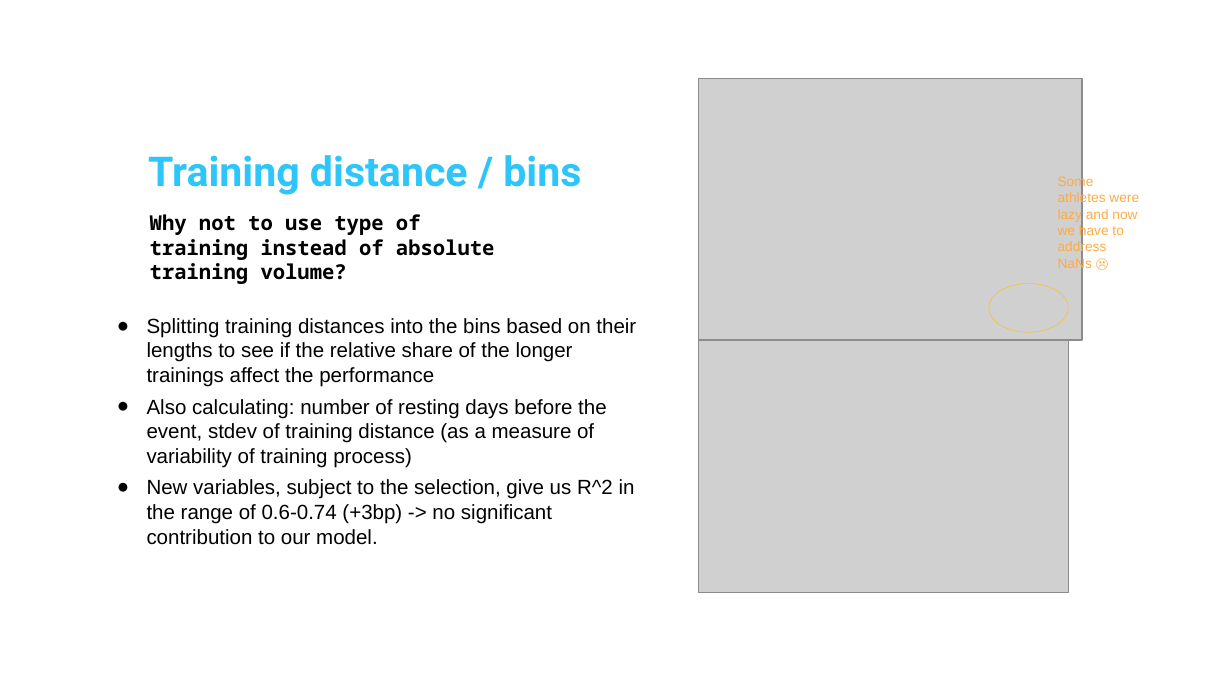
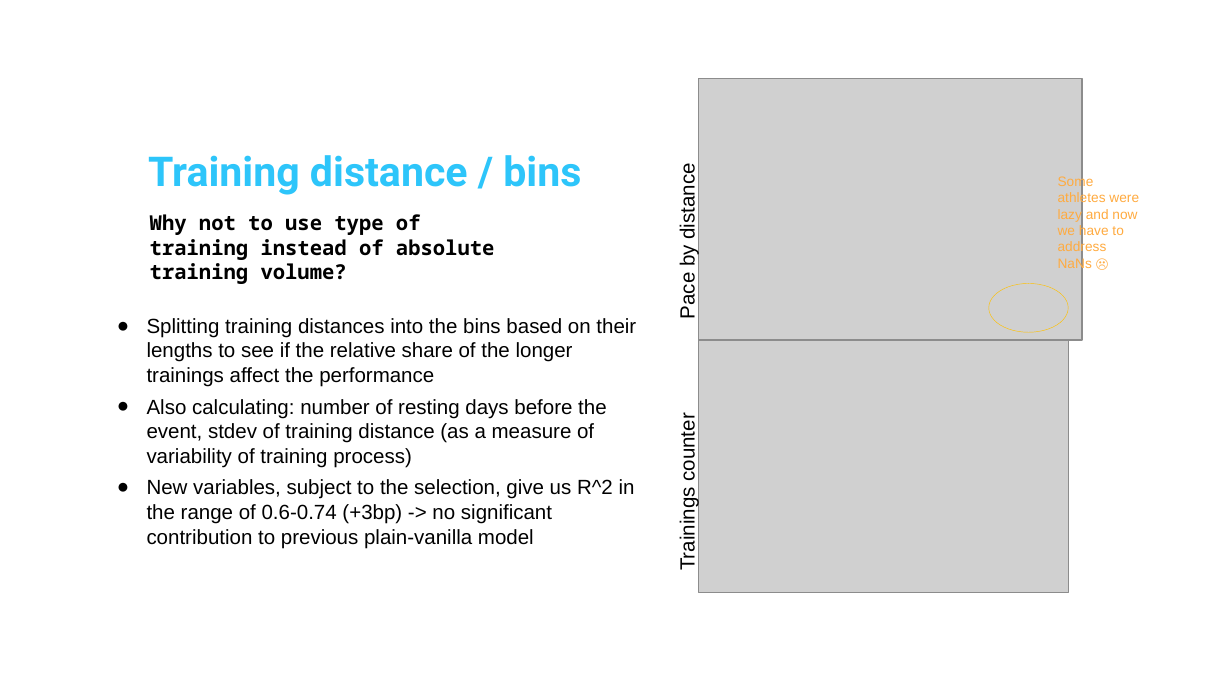
Before and after one commit to dmitry-an-git/ironhack_project_1, a slide deck: slide 9 of project_marathon.pptx. Drawn at 1232x693 pixels with LibreOffice and Linux fonts; fonts in the diff are those of the drawing; grey boxes stand for pictures; background and template pictures are left out. Boxes give left, top, right and bottom in pixels: in the first picture for what was removed or moved away, otherwise in the second. Text is boxed around its words. In the diff, an @@ line names an element or a change of style, - is before the commit and + after.

```diff
--- a/project_marathon.pptx
+++ b/project_marathon.pptx
@@ text added at [676,170,699,319], 12 pt, text #000000 @@
+Pace by distance
@@ text added at [676,419,699,569], 12 pt, text #000000 @@
+Trainings counter
@@ text at [147,479,635,548]: text changed @@
-● New variables, subject to the selection, give us R^2 in the range of 0.6-0.74 (+3bp) -> no significant contribution to our model.
+● New variables, subject to the selection, give us R^2 in the range of 0.6-0.74 (+3bp) -> no significant contribution to previous plain-vanilla model
```
Also in this commit, not shown: 10 other slides changed.
